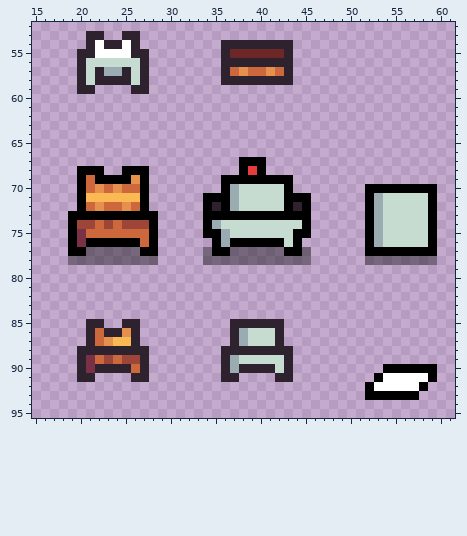
File history of a pixel-art file, Projects/TastyRoad/Assets/Sprites/stations.aseprite. This is how it looked before the edit.
144x128 pixels, 1 frame. Shown: x 15..61, y 52..95.
The same view after the edit:
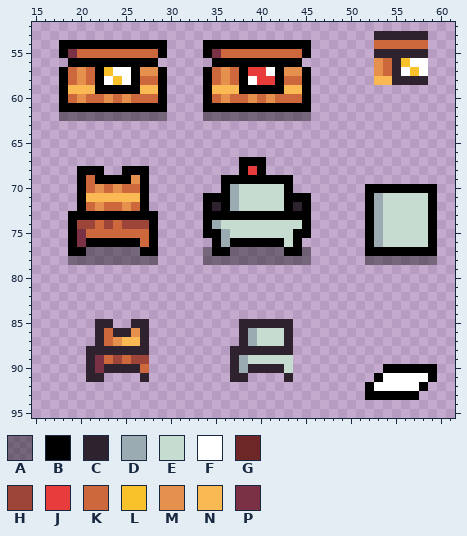
Palette (. is transparent): A #00000064  B #000000  C #2e222f  D #9babb2  E #c7dcd0  F #ffffff  G #6e2727  H #9e4539  J #e83b3b  K #cd683d  L #f9c22b  M #e6904e  N #fbb954  P #7a3045
Diff:
Changed rows in their new state; - is an unchanged pixel.
Layer "Layer 1":
first column x 18:
53 ---..--..--------------------------CCCCCC
54 BBBBBBBBBBBB----BBBBBBBBBBBB-------KKKKKK
55 BPKKKKKKKKKB----BPKKKKKKKKKB-------CCCCCC
56 -BBBBBBBBBB------BBBBBBBBBB--------MKCLFF
57 BKMKBLFFBMMB----BKM-BJJFBMMB-------MKCFLF
58 BKMKBFLFBKKB----BKMKBFJJBKKB-------NNCCCC
59 BNNNBBBBBNNB----BNNNBBBBBNNB-------------
60 BKMKKMKMKKKB----BKMKKMKMKKKB-------------
61 BBBBBBBBBBBB----BBBBBBBBBBBB-------------
62 AAAAAAAAAAAA----AAAAAAAAAAAA-------------
first column x 20:
85 -.-C-.-C---------.-----C
86 -.CK-CMC---------.CD--EC
87 -.CKM-NC---------.CD--EC
88 .---------------.-------
89 .CPKHK-H--------.CD----E
90 .CP---CK--------.CD---CE
91 .-C---.---------.-C---.-
Where, in picture pixels (left, top, right, bottom), the same in both pictures:
changed: (59, 31, 167, 121)
added: (374, 31, 428, 85)
changed: (203, 40, 311, 121)
changed: (77, 319, 149, 382)
changed: (221, 319, 293, 382)
